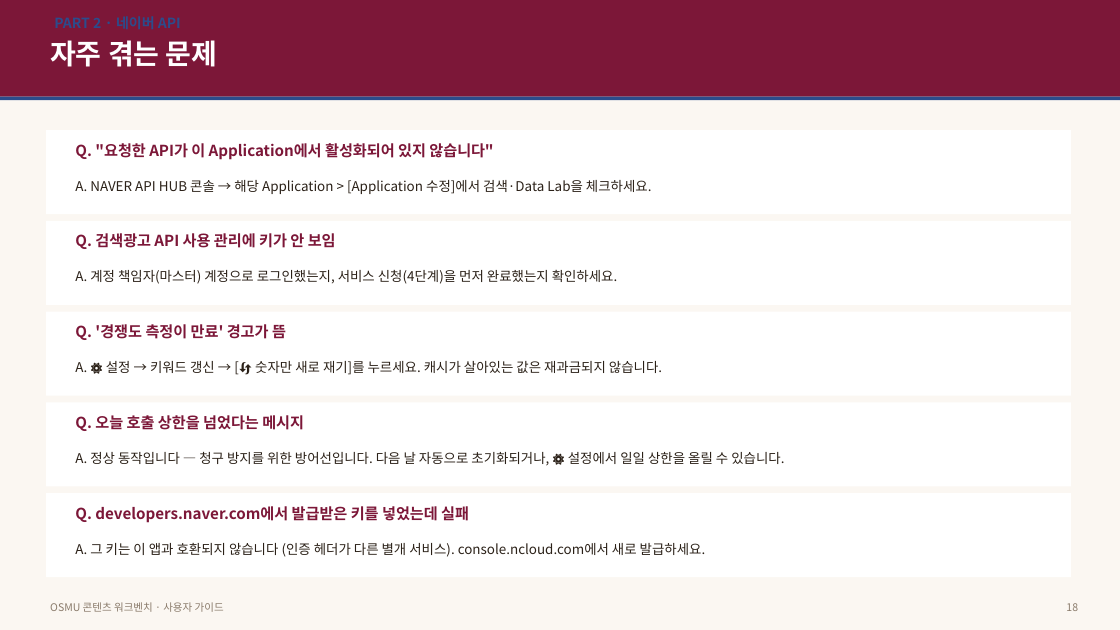
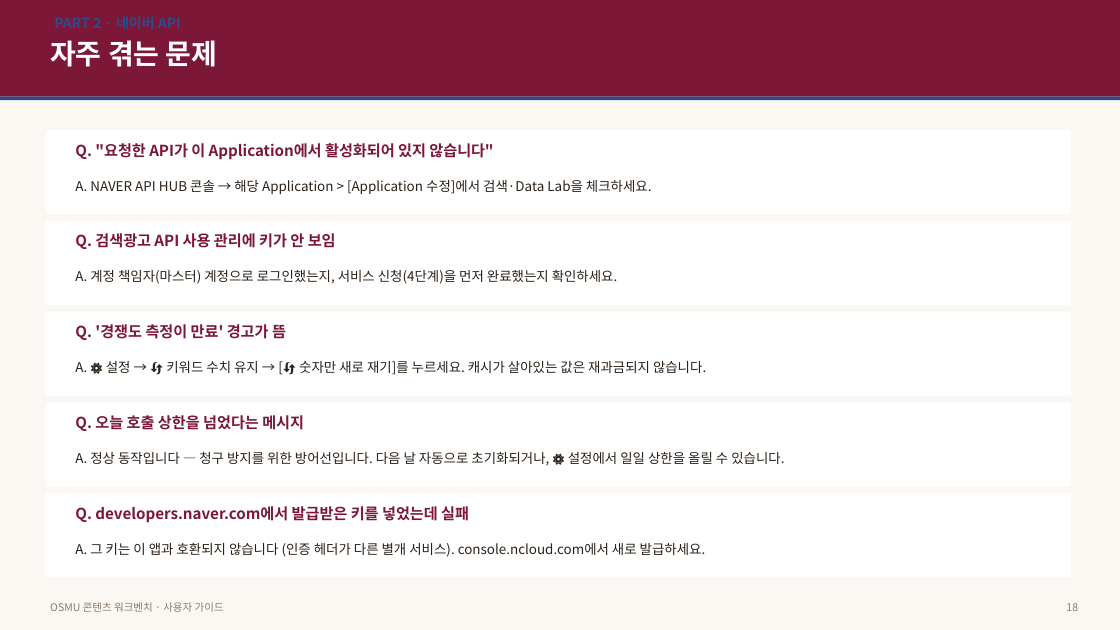
Before and after one commit to JaewooLee-AI/OSMU_cjc, a slide deck: slide 19 of docs/OSMU_사용자_가이드.pptx. Drawn at 1120x630 pixels with LibreOffice and Linux fonts; fonts in the diff are those of the drawing. Boxes give left, top, right and bottom in pixels: in the first picture for what was removed or moved away, otherwise in the second. Text is boxed around its words. In the diff, an @@ line names an element or a change of style, - is before the commit and + after.

```diff
--- a/docs/OSMU_사용자_가이드.pptx
+++ b/docs/OSMU_사용자_가이드.pptx
@@ text at [75, 361, 706, 375]: text changed @@
-A. ⚙️ 설정 → 키워드 갱신 → [🔄 숫자만 새로 재기]를 누르세요. 캐시가 살아있는 값은 재과금되지 않습니다.
+A. ⚙️ 설정 → 🔄 키워드 수치 유지 → [🔄 숫자만 새로 재기]를 누르세요. 캐시가 살아있는 값은 재과금되지 않습니다.
```
Also in this commit, not shown: 3 other slides changed, 4 other files.
